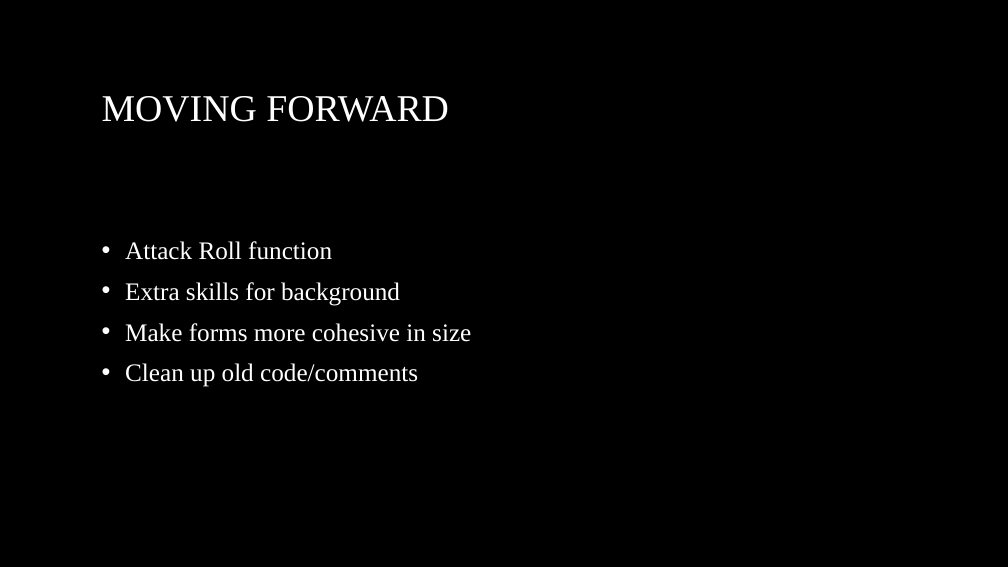
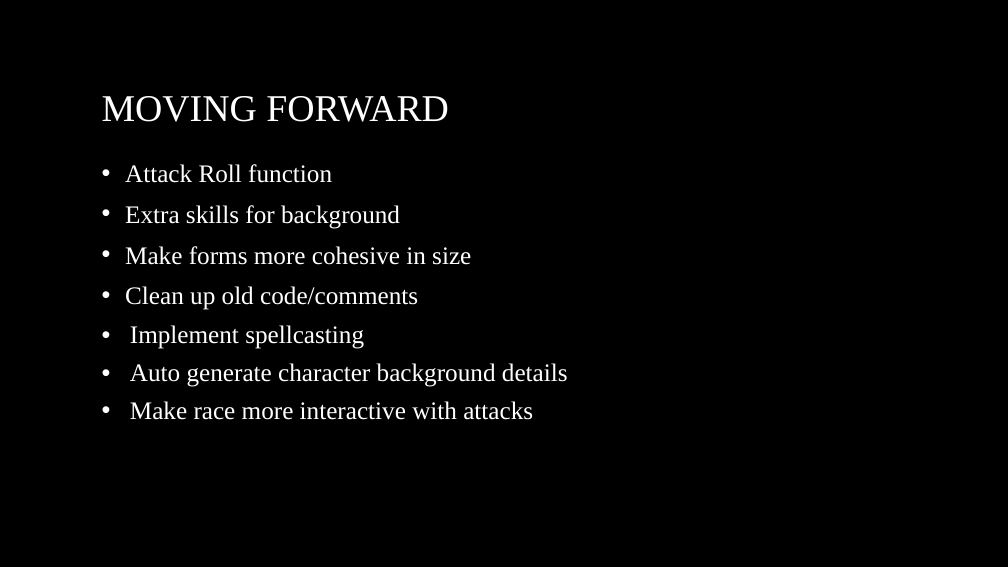
Before and after one commit to TTTriplicate/DnDCharGenerator, a slide deck: slide 5 of DnDPresentation.pptx (slide 7 before the commit). Drawn at 1008x567 pixels with LibreOffice and Linux fonts; fonts in the diff are those of the drawing; background and template pictures are left out. Boxes give left, top, right and bottom in pixels: in the first picture for what was removed or moved away, otherwise in the second. Text is boxed around its words. In the diff, an @@ line names an element or a change of style, - is before the commit and + after.

```diff
--- a/DnDPresentation.pptx
+++ b/DnDPresentation.pptx
@@ text at <box>130,325,568,420</box>: paragraphs added @@
+• Implement spellcasting
+• Auto generate character background details
+• Make race more interactive with attacks
```
Also in this commit, not shown: 2 other slides changed, 2 slides removed, 1 other file.
